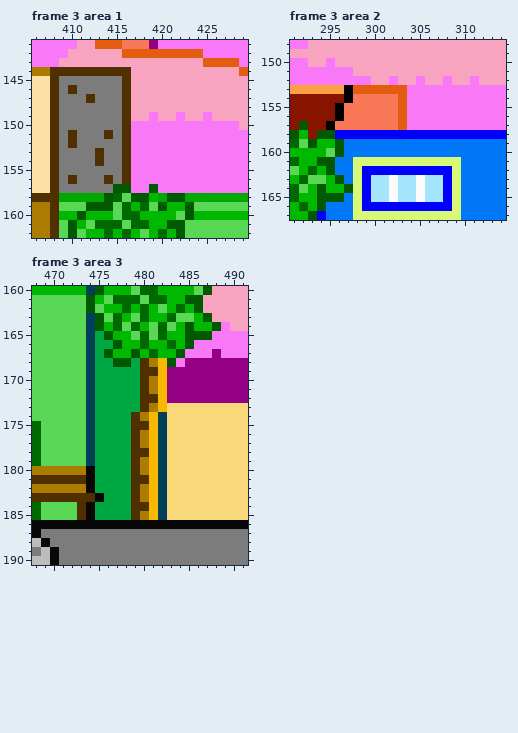
Two states of a pixel-art file, Assets/Sprites/Backgrounds/World One Level Two/bg_mid_level.ase. The picture above was drawn from the file before the commit.
768x256 pixels, 3 frames. Colours within 5 levels of each other are drawn and written as one. Shown: frame 3 area 1: x 406..429, y 141..162; frame 3 area 2: x 291..314, y 148..167; frame 3 area 3: x 468..491, y 160..190. The commit also changed other frames or places, which this record leaves out.
The result:
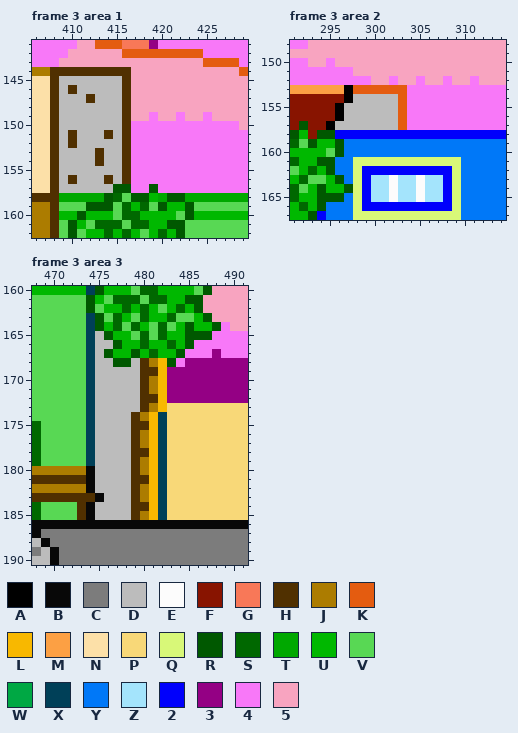
Palette (. is transparent): A #000000  B #080808  C #7c7c7c  D #bcbcbc  E #fcfcfc  F #881400  G #f87858  H #503000  J #ac7c00  K #e45c10  L #f8b800  M #fca044  N #fce0a8  P #f8d878  Q #d8f878  R #005800  S #006800  T #00a800  U #00b800  V #58d854  W #00a844  X #004058  Y #0078f8  Z #a4e4fc  2 #0000fc  3 #940084  4 #f878f8  5 #f8a4c0
Edits made:
layer "BG_6" added
layer "BG_5" added
layer "BG_3a" added
layer "Sun" removed
layer "Farfar" removed
Frame 3 area 1, layer "BG_3a":
y 145: x 409..415 CCCCCCC -> DDDDDDD
y 146: x 409 C -> D; x 411..415 CCCCC -> DDDDD
y 147: x 409..411 CCC -> DDD; x 413..415 CCC -> DDD
y 148..150: x 409..415 CCCCCCC -> DDDDDDD
y 151: x 409 C -> D; x 411..413 CCC -> DDD; x 415 C -> D
y 152: x 409 C -> D; x 411..415 CCCCC -> DDDDD
y 153..154: x 409..412 CCCC -> DDDD; x 414..415 CC -> DD
y 155: x 409..415 CCCCCCC -> DDDDDDD
y 156: x 409 C -> D; x 411..413 CCC -> DDD; x 415 C -> D
y 157: x 409..414 CCCCCC -> DDDDDD
Frame 3 area 2, layer "BG_3a":
y 154: x 298..302 GGGGG -> DDDDD
y 155..156: x 297..302 GGGGGG -> DDDDDD
y 157: x 296..302 GGGGGGG -> DDDDDDD
Frame 3 area 3, layer "BG_3a":
y 165: x 475 W -> D
y 166: x 475..476 WW -> DD
y 167: x 475 W -> D
y 168: x 475..476 WW -> DD; x 479 W -> D
y 169..173: x 475..479 WWWWW -> DDDDD
y 174..182: x 475..478 WWWW -> DDDD
y 183: x 476..478 WWW -> DDD
y 184..185: x 475..478 WWWW -> DDDD
Changed places in both pictures, as pixel boxes (x1, y1, x2, y2):
changed: (59, 76, 122, 193)
changed: (335, 94, 398, 130)
changed: (95, 331, 140, 520)
